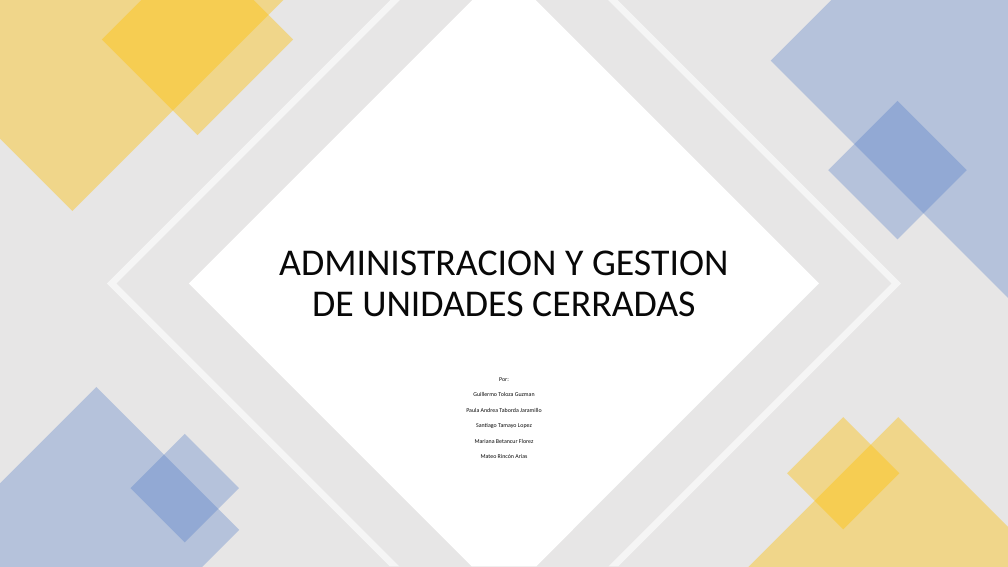
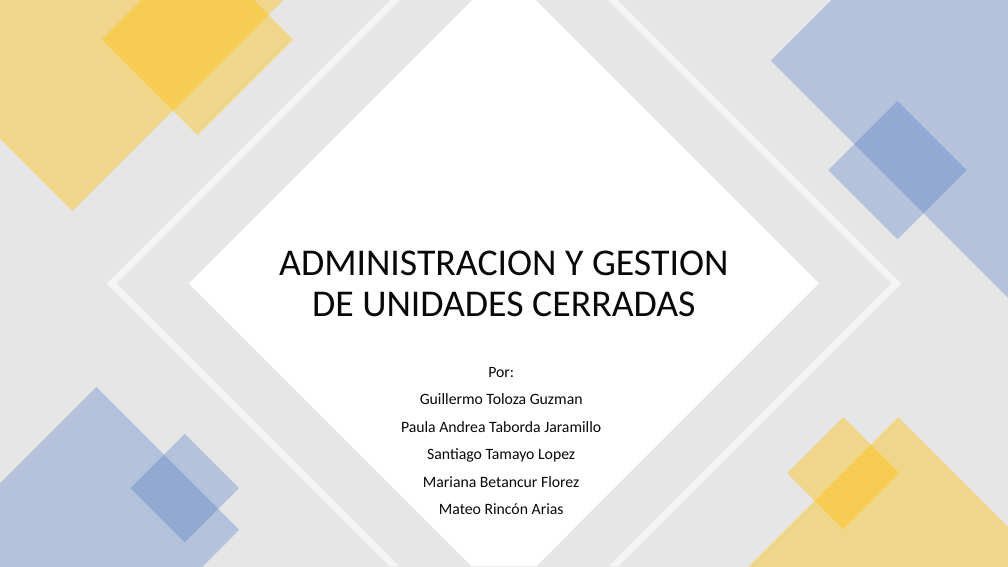
Before and after one commit to marianabetancur18/Ingenieria_Software, a slide deck: slide 1 of Semana 24-28 agosto/Presentación.pptx. Drawn at 1008x567 pixels with LibreOffice and Linux fonts; fonts in the diff are those of the drawing. Boxes give left, top, right and bottom in pixels: in the first picture for what was removed or moved away, otherwise in the second. Text is boxed around its words. In the diff, an @@ line names an element or a change of style, - is before the commit and + after.

```diff
--- a/Semana 24-28 agosto/Presentación.pptx
+++ b/Semana 24-28 agosto/Presentación.pptx
@@ subtitle "Por:": place and size @@
-subtitle "Por:" at <box>466,377,541,458</box>
+subtitle "Por:" at <box>401,367,601,514</box>
@@ subtitle "Por:" at <box>401,367,601,514</box>: size 5.6 to 15 pt; line spacing 0.7 to 0.9 @@
```
Also in this commit, not shown: 1 slide added, 1 slide removed.
